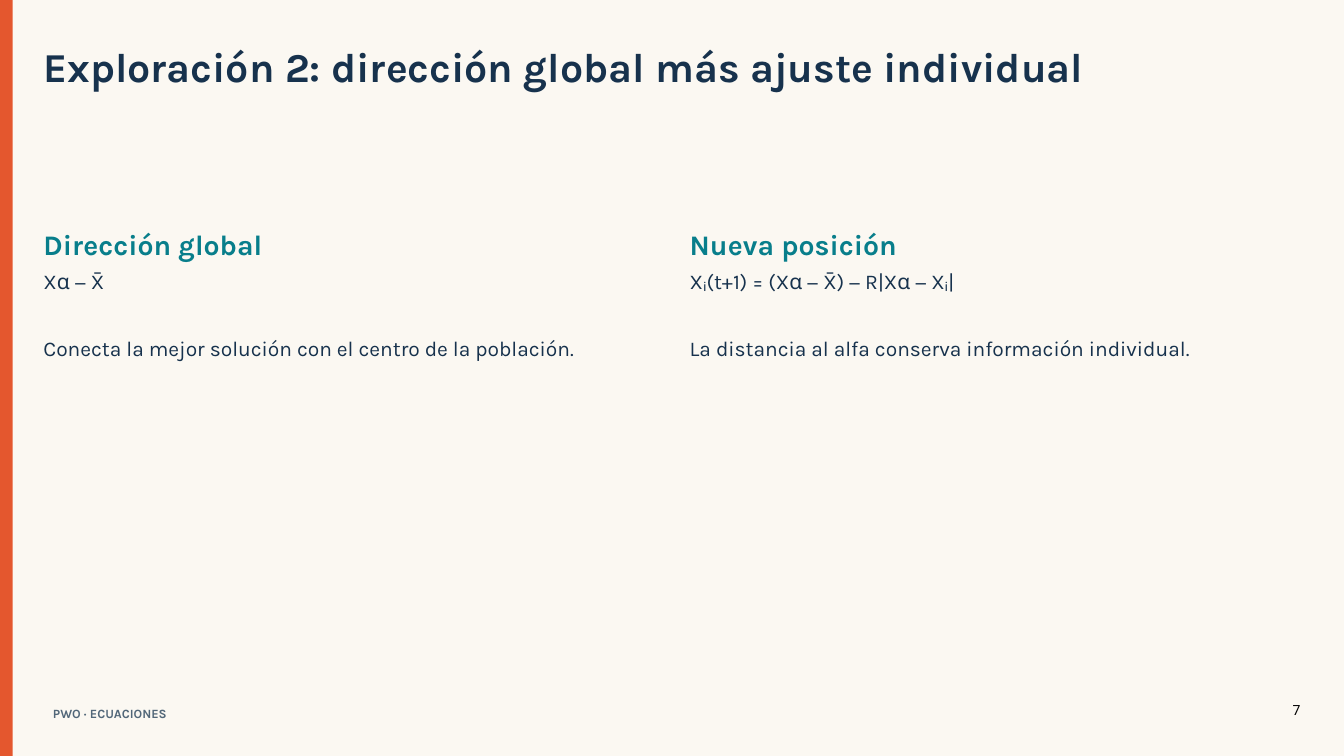
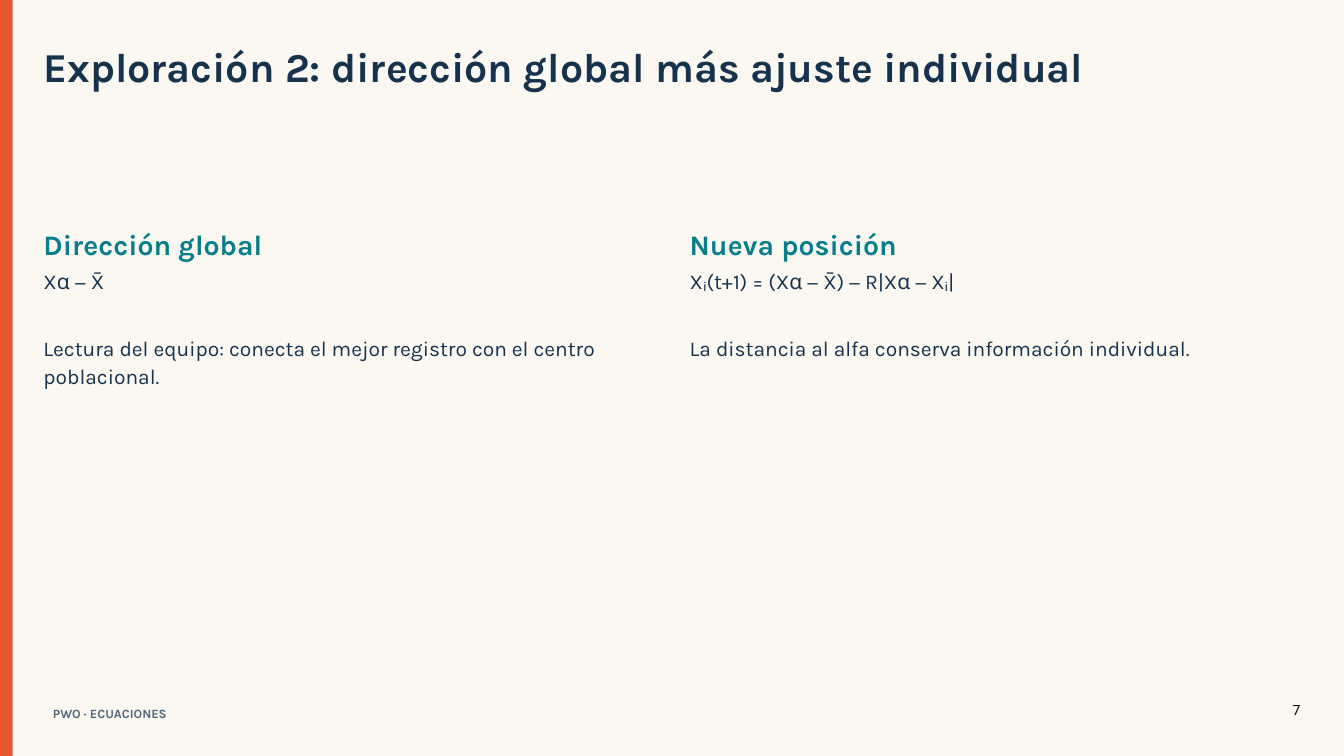
Before and after one commit to maverck-/pwo-optimizacion-estocastica, a slide deck: slide 7 of entregables/avance/PWO_Presentacion_Avance_Gayoso_Gonzalez.pptx. Drawn at 1344x756 pixels with LibreOffice and Linux fonts; fonts in the diff are those of the drawing. Boxes give left, top, right and bottom in pixels: in the first picture for what was removed or moved away, otherwise in the second. Text is boxed around its words. In the diff, an @@ line names an element or a change of style, - is before the commit and + after.

```diff
--- a/entregables/avance/PWO_Presentacion_Avance_Gayoso_Gonzalez.pptx
+++ b/entregables/avance/PWO_Presentacion_Avance_Gayoso_Gonzalez.pptx
@@ text at bbox=[43, 275, 595, 389]: text changed @@
-Xα − X̄
-Conecta la mejor solución con el centro de la población.
+Xα − X̄
+Lectura del equipo: conecta el mejor registro con el centro poblacional.
```
Also in this commit, not shown: 3 other slides changed, 20 other files.
